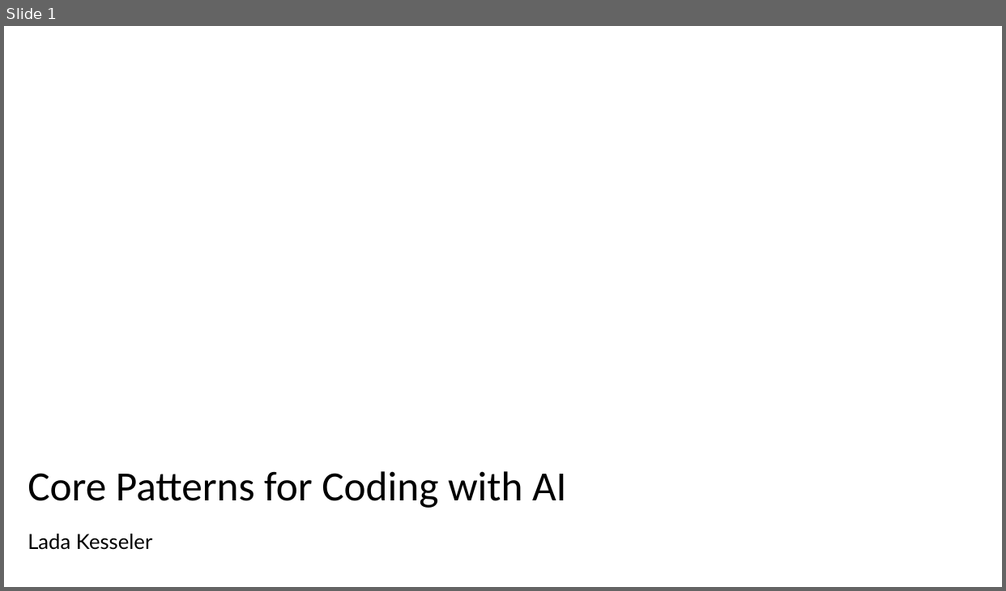
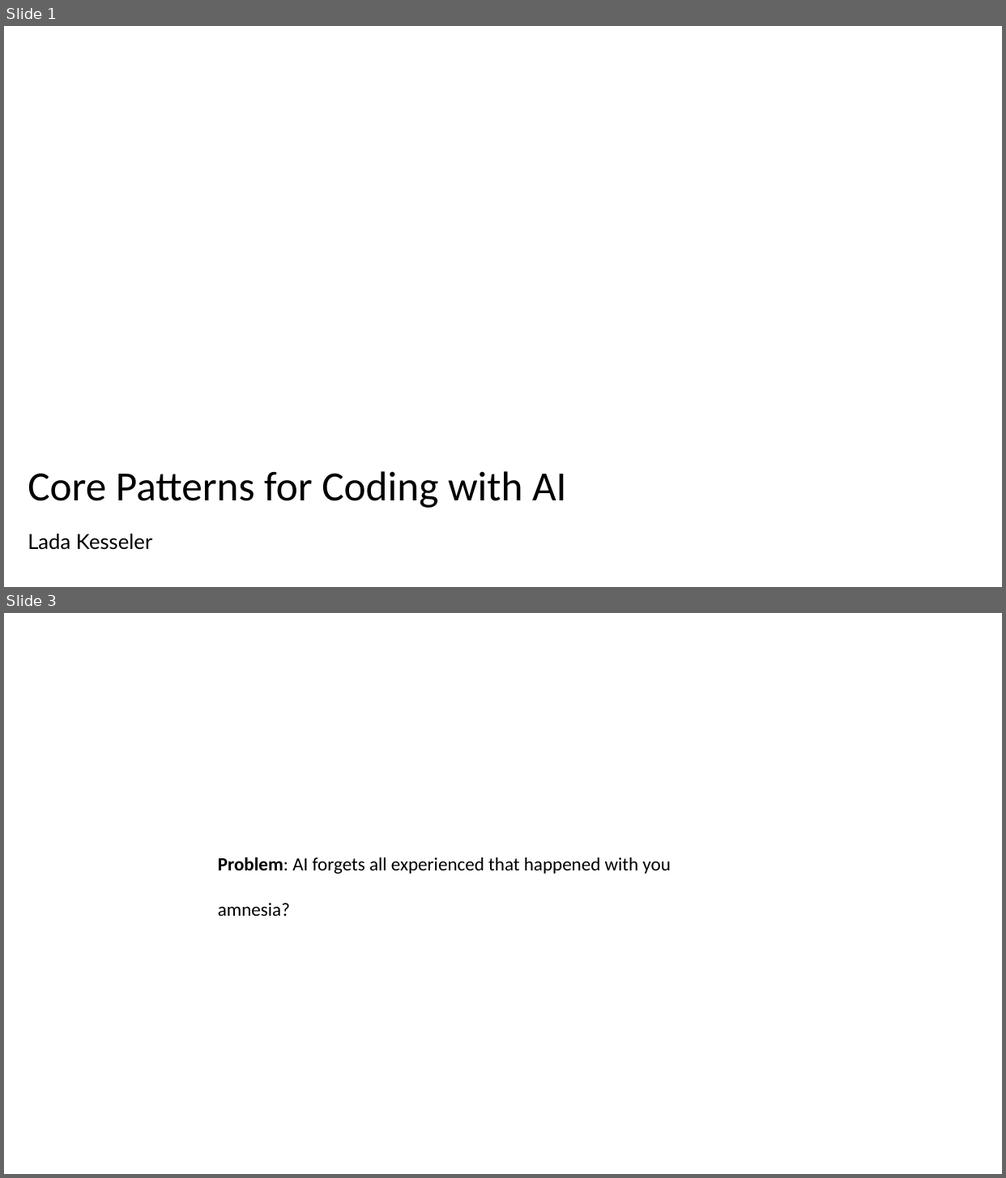
Before and after one commit to lexler/Talks, a slide deck: Slides/Core Patterns for Coding with AI.pptx. Shown one above the other, each under a label of ours: slide 1 before the commit, slides 1 and 3 after it; the slides between them are not shown. The pictures are 1006x591 and 1006x1178 pixels, drawn with LibreOffice and Linux fonts; fonts in the diff are those of the drawing. Boxes give left, top, right and bottom in pixels: in the first picture for what was removed or moved away, otherwise in the second. Text is boxed around its words. In the diff, an @@ line names an element or a change of style, - is before the commit and + after.

```diff
--- a/Slides/Core Patterns for Coding with AI.pptx
+++ b/Slides/Core Patterns for Coding with AI.pptx
@@ slide 3 added at <box>4,613,1002,1174</box>, background #FFFFFF @@
@@ text added at <box>218,857,670,916</box>, 18 pt, text #000000 @@
+Problem: AI forgets all experienced that happened with you
+amnesia?
```
Also in this commit, not shown: 10 other slides added.
